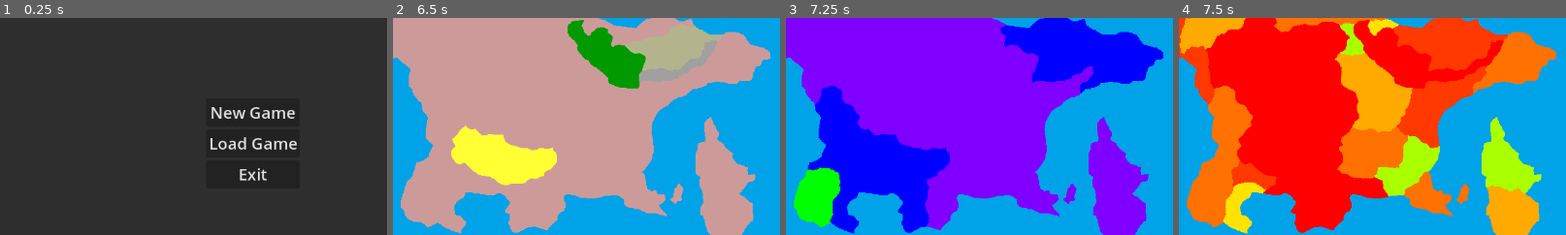
Above: before the commit, frames 1-4 (left to right).
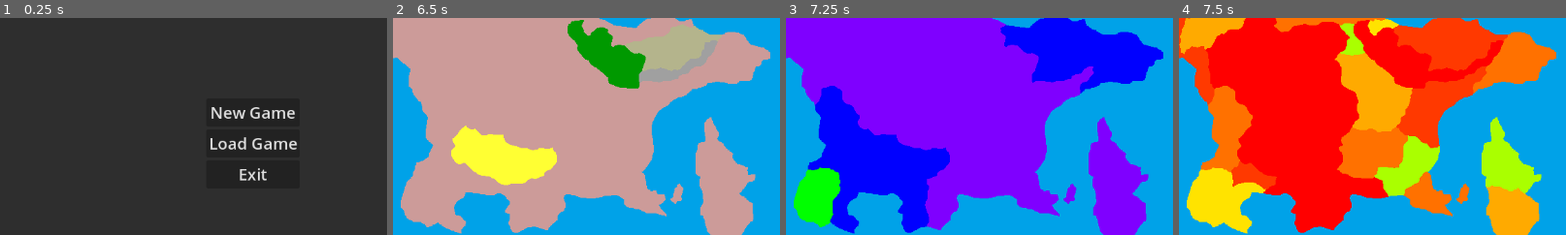
Above: after the commit, the same moments.

Repository: tsallustro/map-game
Game: Godot game, scene res://scenes/mainmenu.tscn
Two runs of this game, one before a commit and one after it. Both use one fixed random seed, a clock stepped at 60 frames per second and the inputs below.
Inputs:
- Up to frame 1 (0.25 s): no input
- Up to frame 2 (6.5 s): click "New Game" at 0.5 s; click "Northwest Territories | Total…" at 1.25 s; click "+" at 2 s; click "-" at 2.75 s; click "+" at 3.5 s; click "Provinces" at 4.25 s; click "Owner" at 5 s; click "Terrain" at 5.75 s
- Up to frame 3 (7.25 s): click "Gov Type" at 6.5 s
- Up to frame 4 (7.5 s): click "Infra" at 7.25 s
The pictures show only the part of the screen within x 17-67%, y 21-71%; the shares and areas given below are measured in that part.

Frames 1-3 are identical in both runs. In frame 4, 2.4% of the frame differs, in the area x 2-15%, y 68-97%.
Error after the commit: Invalid access to property or key of type 'String' on a base object of type 'Dictionary'. (res://scripts/autoload/GameState.gd:271)

Commit message:
Basic money

Diff:
--- a/data/countries.json
+++ b/data/countries.json
@@ -6,7 +6,8 @@
 			0.0,
 			0.0
 		],
-		"type": "MONARCHY"
+		"type": "MONARCHY",
+		"money": 0
 	},
 	"HRS": {
 		"name": "Haerslean Kingdom",
@@ -15,7 +16,8 @@
 			255.0,
 			0.0
 		],
-		"type": "MONARCHY"
+		"type": "MONARCHY",
+		"money": 0
 	},
 	"NET": {
 		"name": "Northeastern Tribes",
@@ -24,7 +26,8 @@
 			0.0,
 			255.0
 		],
-		"type": "TRIBAL"
+		"type": "TRIBAL",
+		"money": 0
 	},
 	"NYM": {
 		"name": "Kingdom of Nymbria",
@@ -33,7 +36,8 @@
 			120.0,
 			220.0
 		],
-		"type": "MONARCHY"
+		"type": "MONARCHY",
+		"money": 0
 	},
 	"ORM": {
 		"name": "Ormireth Territories",
@@ -42,7 +46,8 @@
 			20.0,
 			120.0
 		],
-		"type": "TRIBAL"
+		"type": "TRIBAL",
+		"money": 0
 	},
 	"NEU": {
 		"name": "United Kingdom of Neuver Island",
@@ -51,7 +56,8 @@
 			40.0,
 			200.0
 		],
-		"type": "MONARCHY"
+		"type": "MONARCHY",
+		"money": 0
 	},
 	"MOR": {
 		"name": "Republic of Morintrie",
@@ -60,7 +66,8 @@
 			100.0,
 			40.0
 		],
-		"type": "REPUBLIC"
+		"type": "REPUBLIC",
+		"money": 0
 	},
 	"EMB": {
 		"name": "Emberfall",
@@ -69,7 +76,8 @@
 			60.0,
 			80.0
 		],
-		"type": "REPUBLIC"
+		"type": "REPUBLIC",
+		"money": 0
 	},
 	"AST": {
 		"name": "Kingdom of Astravia",
@@ -78,6 +86,7 @@
 			155.0,
 			155.0
 		],
-		"type": "MONARCHY"
+		"type": "MONARCHY",
+		"money": 0
 	}
 }
--- a/data/provinces.json
+++ b/data/provinces.json
@@ -307,7 +307,7 @@
 			170.0,
 			55.0
 		],
-		"infrastructure": 3.0,
+		"infrastructure": 5.0,
 		"owner": "EMB",
 		"terrain": "PLAIN"
 	},
--- a/scripts/UI/TopLeftPanel.gd
+++ b/scripts/UI/TopLeftPanel.gd
@@ -6,9 +6,12 @@
 var has_loaded = false
 # Called when the node enters the scene tree for the first time.
 func _ready() -> void:
+	GameState.date_changed.connect(_on_new_tick)
 	if !has_loaded && GameState.is_loaded:
 		_initialize()
 
+func _on_new_tick(_new_time: Dictionary) -> void:
+	moneyLabel.text = "Money: %d"%[GameState.money_by_country_id[GameState.player_tag]]
 
 func _initialize():
 	playerTagLabel.text = "Player Tag: "+GameState.player_tag
--- a/scripts/UI/TopPanel.gd
+++ b/scripts/UI/TopPanel.gd
@@ -26,11 +26,11 @@
 	_on_pause_toggled(GameState.isPaused)
 	has_loaded = true
 
-func _on_new_tick(new_time: Dictionary) -> void:
+func _on_new_tick(new_date: Dictionary) -> void:
 	var date_str = "%d %s, %d" % [
-	new_time["day"],
-	Utils.get_month_name_from_int(new_time["month"]),
-	new_time["year"]
+	new_date["day"],
+	Utils.get_month_name_from_int(new_date["month"]),
+	new_date["year"]
 	]
 
 	dateLabel.text = "Date: " + date_str
--- a/scripts/autoload/GameState.gd
+++ b/scripts/autoload/GameState.gd
@@ -4,7 +4,7 @@
 signal province_owner_changed(province_id: String, new_owner: String)
 signal view_mode_changed(mode: int)
 signal selection_changed(province_id: String)
-signal date_changed(date: int)
+signal date_changed(new_date: int)
 signal speed_changed(speed: int)
 signal province_infrastructure_changed(province_id: String)
 signal pause_state_changed(isPaused: bool)
@@ -28,6 +28,7 @@
 var province_infra_by_id: Dictionary = {} # "p_yellow" -> 2
 var province_count_by_country_id : Dictionary = {} # "NWT" -> 1
 var total_infra_by_country_id : Dictionary = {} # "NWT" -> 10
+var money_by_country_id : Dictionary = {} # "NWT" -> 100
 
 # Other common vars
 var INITIAL_DATE = Time.get_datetime_dict_from_datetime_string("1000-01-01T00:00:00", false)
@@ -49,8 +50,9 @@
 		var newTimeRemaining = tickTimeRemaining - delta * speed
 		if (newTimeRemaining <= 0.0):
 			print("WARN: Overshot tick by " + str(newTimeRemaining))
+			var previous_date = current_date.duplicate(true)
 			_increment_date()
-			_on_tick_update()
+			_on_tick_update(previous_date)
 			tickTimeRemaining = newTimeRemaining + float(timePerTick)
 		else:
 			tickTimeRemaining = newTimeRemaining
@@ -80,6 +82,7 @@
 		country_color[cid] = Utils.rgb_to_color(rgb)
 		province_count_by_country_id[cid] = 0
 		total_infra_by_country_id[cid] = 0
+		money_by_country_id[cid] = countries[cid]["money"]
 
 	# Terrain color indexing
 	terrain_color.clear()
@@ -165,7 +168,12 @@
 	emit_signal("view_mode_changed", view_mode)
 
 # Tick/time
-func _on_tick_update() -> void:
+func _on_tick_update(previous_date : Dictionary) -> void:
+	if(current_date["month"] != previous_date["month"]):
+		# Month tick
+		for country in countries:
+			money_by_country_id[country] = money_by_country_id[country] + total_infra_by_country_id[country]
+
 	emit_signal("date_changed", current_date)
 
 func _set_date(date_as_unix_time: int) -> void:
@@ -259,10 +267,13 @@
 
 	# Update index
 	province_infra_by_id[province_id] = new_infra
+	var owner_id = get_province_owner_id_by_pid(province_id)
+	total_infra_by_country_id[owner_id] = total_infra_by_country_id[owner_id] + 1
 	emit_signal("province_infrastructure_changed", province_id)
 
 func inc_selected_province_infrastructure() -> void:
 	inc_province_infrastructure(selected_province_id)
+
 
 func country_id_exists_or_can_exist(country_id: String) -> bool:
 	return country_id in countries || country_id in non_existant_countries
--- a/scripts/autoload/LimboConsoleConfig.gd
+++ b/scripts/autoload/LimboConsoleConfig.gd
@@ -9,6 +9,7 @@
 	LimboConsole.register_command(main_menu)
 	LimboConsole.register_command(tag_exists)
 	LimboConsole.register_command(p_count)
+	LimboConsole.register_command(cash)
 
 func annex(annexer_country_id: String, annexee_country_id: String) -> void:
 	if (annexer_country_id == annexee_country_id):
@@ -39,6 +40,9 @@
 func p_count(country_id: String)->void:
 	LimboConsole.info(str(GameState.province_count_by_country_id[country_id]))
 
+func cash(country_id: String, amount : int)-> void:
+	if(GameState.country_id_exists(country_id)): GameState.money_by_country_id[country_id] = GameState.money_by_country_id[country_id] + amount
+
 func main_menu():
 	get_tree().change_scene_to_file("res://scenes/mainmenu.tscn")
 
